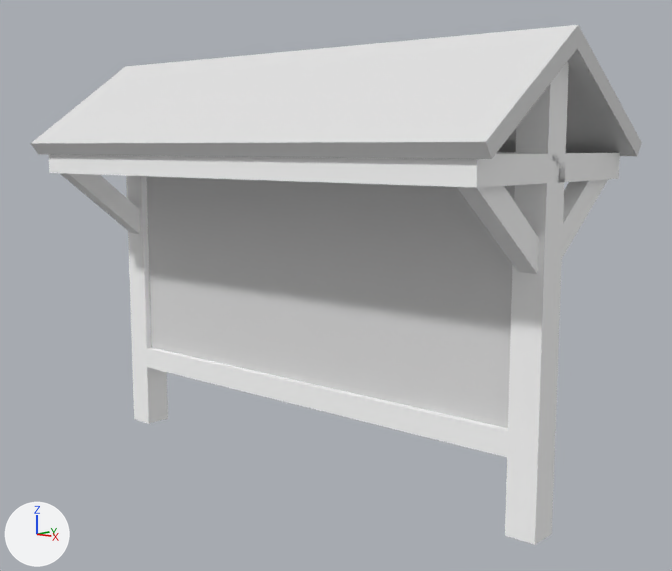
The Blender file scripts/jobs/resources/bricks.blend, before and after one commit.
Camera for both pictures: a 50 mm lens placed at (11.04, -9.75, 5.7), pointed at (0.43, 2.31, 3.3). The axes (+X, +Y, +Z) are drawn at lower left. The lights are the same throughout. Objects named as collision shapes, trigger or cutter boxes, shadow casters or lower levels of detail are left out.

Names of what the first picture shows: 'bulletinboard'.
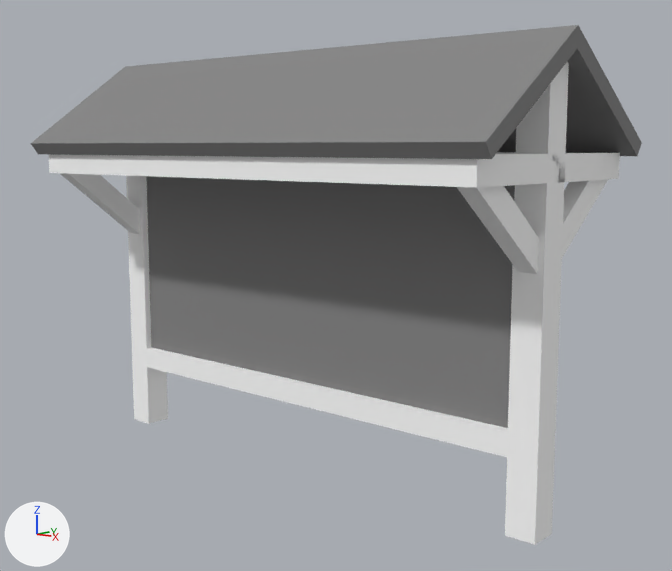
The change, as JSON lines over the scene's bpy script:
```json
{"op": "set", "path": "mat_blank_csub.base_color", "old": "(0.75, 0.75, 0.75)", "new": "(0.25, 0.25, 0.25)", "note": "light grey #e1e1e1 -> grey #898989"}
```

Pixel boxes (x1, y1, x2, y2) of what changed, in the pictures (672 x 571 px):
```json
{"object": "bulletinboard", "change": "recoloured", "before": [31, 25, 642, 432], "after": [31, 25, 642, 432], "on screen": "white to grey"}
```
